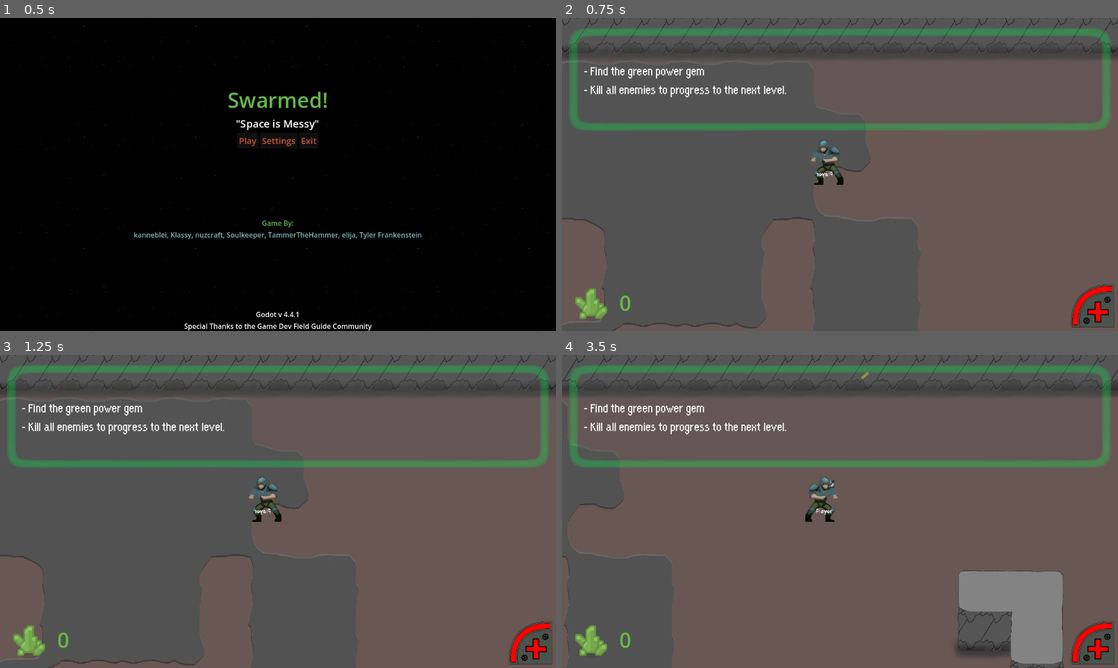
Above: before the commit, frames 1-4 (two rows, left to right).
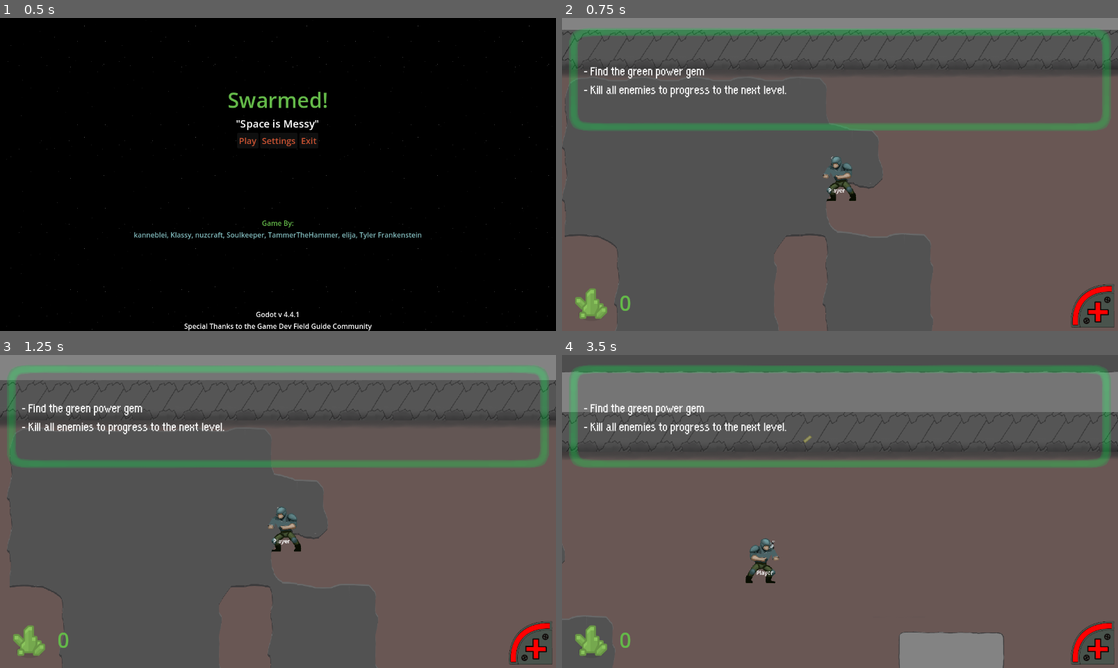
Above: after the commit, the same moments.

Repository: nuzcraft/gdfg-team-4
Game: Godot game, scene res://scenes/utility/title.tscn
Two runs of this game, one before a commit and one after it. Both use one fixed random seed, a clock stepped at 60 frames per second and the inputs below.
Inputs (mouse positions are in pixels of both pictures, inside the frame that each line leads up to):
- Up to frame 1 (0.5 s): no input
- Up to frame 2 (0.75 s): click "Play" at 0.5 s
- Up to frame 3 (1.25 s): no input
- Up to frame 4 (3.5 s): tap Enter at 1.25 s; move the mouse to (962, 495) at 1.27 s; hold D (right) 1.28-2 s; tap Space (primaryAction) at 1.35, 3.05 s; click (962, 495) at 1.42 s; drag from (728, 527) to (928, 486) at 2.02 s; move the mouse to (895, 442) at 2.77 s; hold D (right) from 2.78 s (still down); hold Shift from 2.78 s (still down); click (895, 442) at 2.92 s

Frame 1 is identical in both runs. In frame 2, 7.6% of the frame differs, in the area x 0-100%, y 0-100%; in frame 3, 12%; in frame 4, 24%.

Commit message:
adding some new camera movement

Diff:
--- a/scenes/hero.gd
+++ b/scenes/hero.gd
@@ -15,12 +15,9 @@
 @export var primary_weapon: Weapon
 
 var facing = 1.0
-var shake: float = 0.0
-var camera_base_offset: Vector2
 
 func _ready():
 	Globals.screenshake.connect(_on_screenshake)
-	camera_base_offset = $Camera2D.offset
 	Globals.collected.connect(_on_collectable_collected)
 
 func _process(delta):
@@ -35,7 +32,7 @@
 	primary_weapon.aim_at(mouse_direction)
 
 	if sign(mouse_direction.x) != facing:
-		scale.x = -scale.x
+		$Sprite2D.scale.x = -$Sprite2D.scale.x
 		facing = -facing
 
 	#Range attack input
@@ -45,19 +42,9 @@
 	#Melee attack input
 	#if Input.is_action_pressed("secondaryAction") and can_melee:
 	#	pass
-	if shake:
-		shake = max(shake - 0.8 * delta, 0)
-		screenshake()
 
 func _on_screenshake(amount: float) -> void:
-	shake = min(shake + amount, 1.0)
-
-func screenshake() -> void:
-	var max_offset := Vector2(50, 50)
-	var power := 2
-	var amount := pow(shake, power)
-	$Camera2D.offset.x = camera_base_offset.x + (max_offset.x * amount * randi_range(-1, 1))
-	$Camera2D.offset.y = camera_base_offset.y + (max_offset.y * amount * randi_range(-1, 1))
+	$Camera2D.add_shake(amount)
 
 func _on_collectable_collected(type: String):
 	if type == "crystal":
--- a/scenes/hero.tscn
+++ b/scenes/hero.tscn
@@ -1,14 +1,15 @@
-[gd_scene load_steps=8 format=3 uid="uid://qxbajo21gg4j"]
+[gd_scene load_steps=9 format=3 uid="uid://qxbajo21gg4j"]
 
 [ext_resource type="Script" uid="uid://bplv08s5b0u13" path="res://scenes/hero.gd" id="1_w7pyx"]
 [ext_resource type="Texture2D" uid="uid://hck1dqeicbyn" path="res://PlaceholderAssets/hero.png" id="2_mv13s"]
 [ext_resource type="PackedScene" uid="uid://c4jn5ceehyndd" path="res://scenes/weapons/plasma_rifle.tscn" id="3_06baw"]
+[ext_resource type="Script" uid="uid://1y3xm6eag4vy" path="res://scenes/hero_camera.gd" id="3_mo806"]
 [ext_resource type="PackedScene" uid="uid://dcyj8ess4gt2j" path="res://scenes/utility/hud.tscn" id="4_mv13s"]
 [ext_resource type="Texture2D" uid="uid://dkqmxrikedr38" path="res://PlaceholderAssets/scifiEnvironment_15.png" id="5_y2sko"]
 [ext_resource type="Theme" uid="uid://c8kkdp01b836k" path="res://resources/swarmed_theme.tres" id="6_mo806"]
 
 [sub_resource type="CapsuleShape2D" id="CapsuleShape2D_0tnpc"]
-radius = 42.0
+radius = 40.0
 height = 116.0
 
 [node name="Hero" type="CharacterBody2D" node_paths=PackedStringArray("primary_weapon")]
@@ -23,7 +24,6 @@
 texture = ExtResource("2_mv13s")
 
 [node name="CollisionShape2D" type="CollisionShape2D" parent="."]
-position = Vector2(-6.705, 5.07)
 shape = SubResource("CapsuleShape2D_0tnpc")
 
 [node name="Label" type="Label" parent="."]
@@ -35,8 +35,9 @@
 horizontal_alignment = 1
 
 [node name="Camera2D" type="Camera2D" parent="."]
-offset = Vector2(45, 35)
+offset = Vector2(25, 15)
 zoom = Vector2(0.8, 0.8)
+script = ExtResource("3_mo806")
 
 [node name="PlasmaRifle" parent="." instance=ExtResource("3_06baw")]
 
--- /dev/null
+++ b/scenes/hero_camera.gd
@@ -0,0 +1,39 @@
+extends Camera2D
+
+@export var follow_speed = 5.0  # Adjust for desired speed
+@export var mouse_offset_scale = 0.5 # Adjust for desired effect
+@export var max_offset = 200 # Limit distance from
+
+var target_position: Vector2
+var starting_offset: Vector2
+var shake: float = 0.0
+
+func _ready():
+	target_position = global_position
+	starting_offset = offset
+
+func _process(delta):
+	var mouse_pos = get_global_mouse_position()
+	var hero: Hero = get_parent()
+	var home_position = hero.global_position + starting_offset
+	var move_offset = (mouse_pos - home_position) * mouse_offset_scale
+	target_position = home_position + move_offset
+	var new_gp = floor(global_position.lerp(target_position, follow_speed * delta))
+	if abs(move_offset.x) < max_offset and abs(move_offset.x) > 20:
+		global_position.x = new_gp.x
+	if abs(move_offset.y) < max_offset and abs(move_offset.y) > 20:
+		global_position.y = new_gp.y
+
+	if shake:
+		shake = max(shake - 0.8 * delta, 0)
+		screenshake()
+
+func add_shake(amount: float) -> void:
+	shake = min(shake + amount, 1.0)
+
+func screenshake() -> void:
+	var max_shake_offset := Vector2(50, 50)
+	var power := 2
+	var amount := pow(shake, power)
+	offset.x = starting_offset.x + (max_shake_offset.x * amount * randi_range(-1, 1))
+	offset.y = starting_offset.y + (max_shake_offset.y * amount * randi_range(-1, 1))
--- a/scenes/weapons/plasma_rifle.tscn
+++ b/scenes/weapons/plasma_rifle.tscn
@@ -31,7 +31,6 @@
 shape = SubResource("RectangleShape2D_bmw2d")
 
 [node name="NozzleOffset" type="Marker2D" parent="."]
-visible = false
 position = Vector2(56, -24)
 
 [node name="NozzlePositionDebug" type="Sprite2D" parent="NozzleOffset"]
--- a/scenes/weapons/weapon.gd
+++ b/scenes/weapons/weapon.gd
@@ -14,9 +14,13 @@
 func aim_at(direction):
 	var angle = rad_to_deg(direction.angle())
 	if direction.x < 0.0:
-		rotation_degrees = 180 - angle
+		$Sprite2D.flip_v = true
+		$NozzleOffset.position.y = 24
+		#rotation_degrees = 180 - angle
 	else:
-		rotation_degrees = angle
+		$Sprite2D.flip_v = false
+		$NozzleOffset.position.y = -24.0
+	rotation_degrees = angle
 
 	z_index = -1 if (direction.y < 0.0) else 0
 
@@ -30,6 +34,7 @@
 
 	projectile.weapon = _create_weapon_data()
 	get_tree().get_root().add_child(projectile)
+	Globals.add_screenshake(0.1)
 
 	in_cooldown = true
 	await get_tree().create_timer(cooldown).timeout
Not shown, added: scenes/hero_camera.gd.uid
